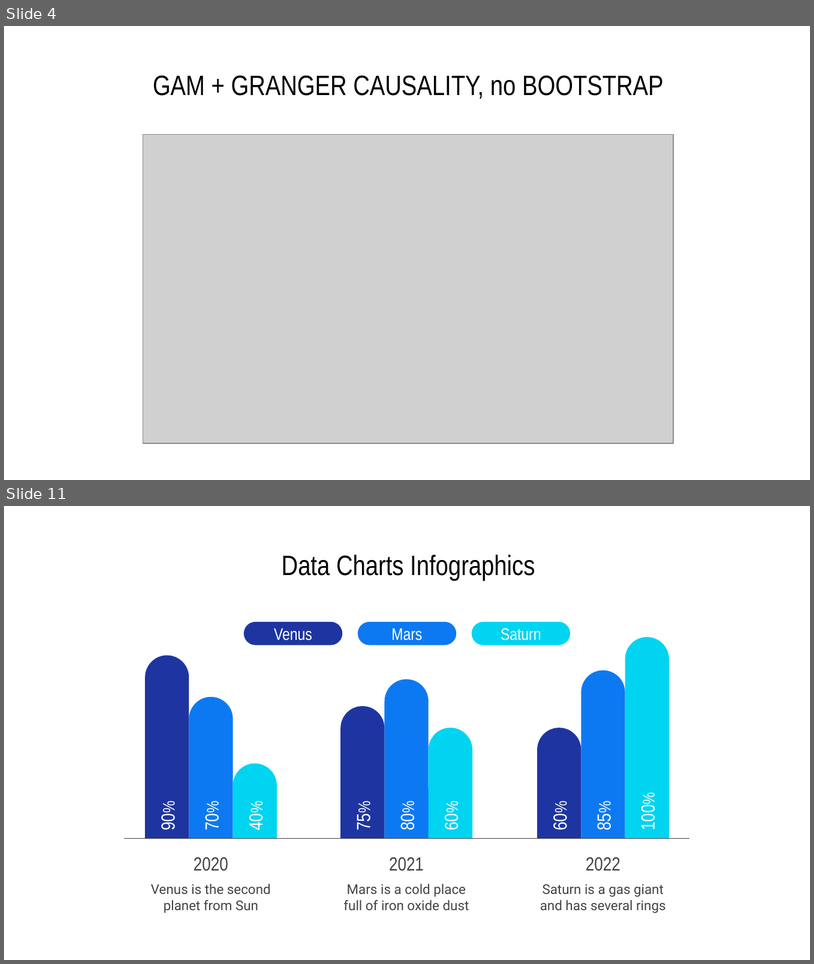
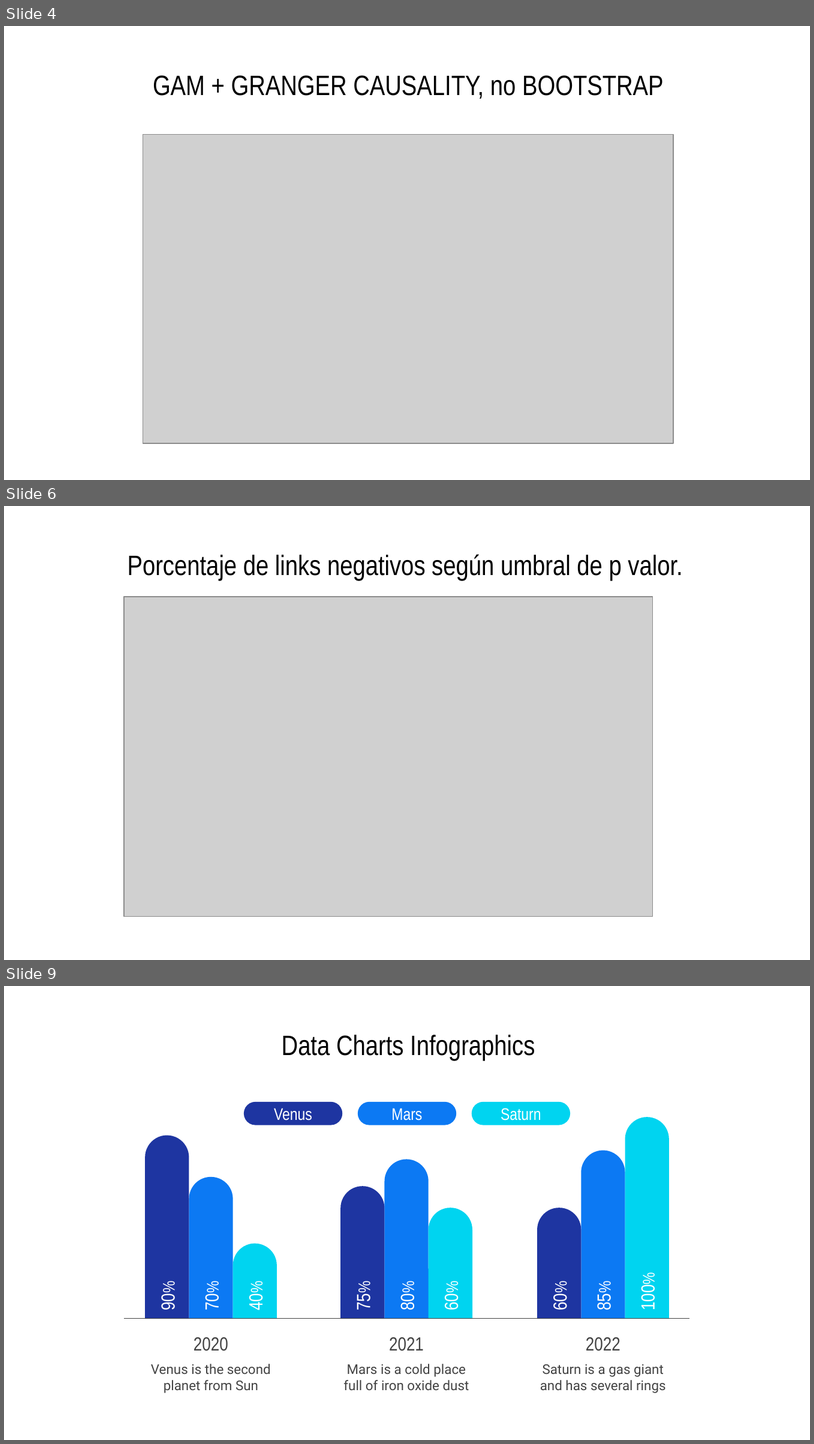
Before and after one commit to anacanoherranz/TFM, a slide deck: plots resumen resultados.pptx. Shown one above the other, each under a label of ours: slides 4 and 11 before the commit, slides 4, 6 and 9 after it; the slides between them are not shown. The pictures are 814x964 and 814x1444 pixels, drawn with LibreOffice and Linux fonts; fonts in the diff are those of the drawing; grey boxes stand for pictures. Boxes give left, top, right and bottom in pixels: in the first picture for what was removed or moved away, otherwise in the second. Text is boxed around its words. In the diff, an @@ line names an element or a change of style, - is before the commit and + after.

```diff
--- a/plots resumen resultados.pptx
+++ b/plots resumen resultados.pptx
@@ slide 6 added at (4,506,810,960), background #FFFFFF @@
@@ title added at (128,554,683,580), 25 pt, text #000000 @@
+Porcentaje de links negativos según umbral de p valor.
@@ picture added at (124,597,653,916) @@
@@ what was slide 11 is now slide 9 @@
```
Also in this commit, not shown: 3 other slides added, 6 slides removed, 18 other files.
